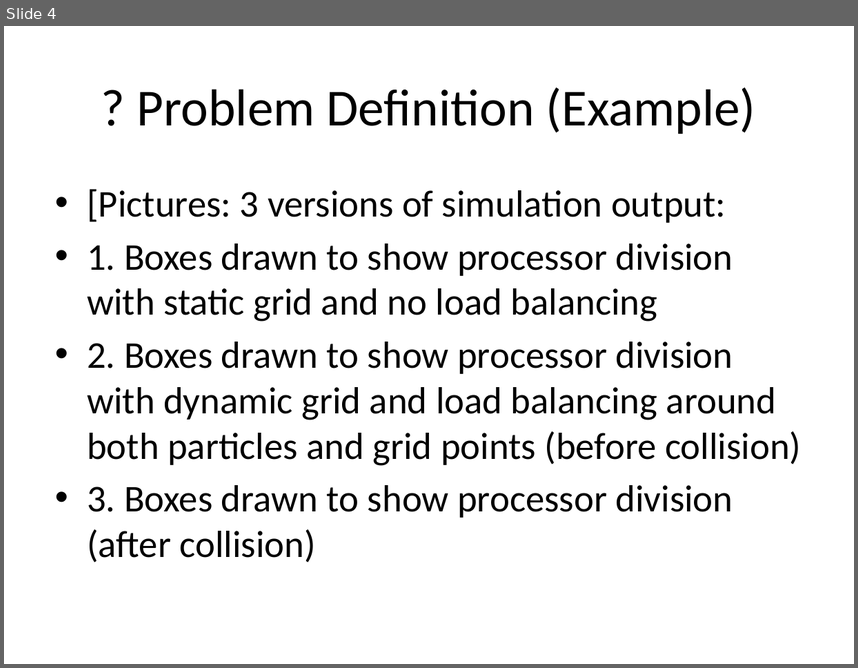
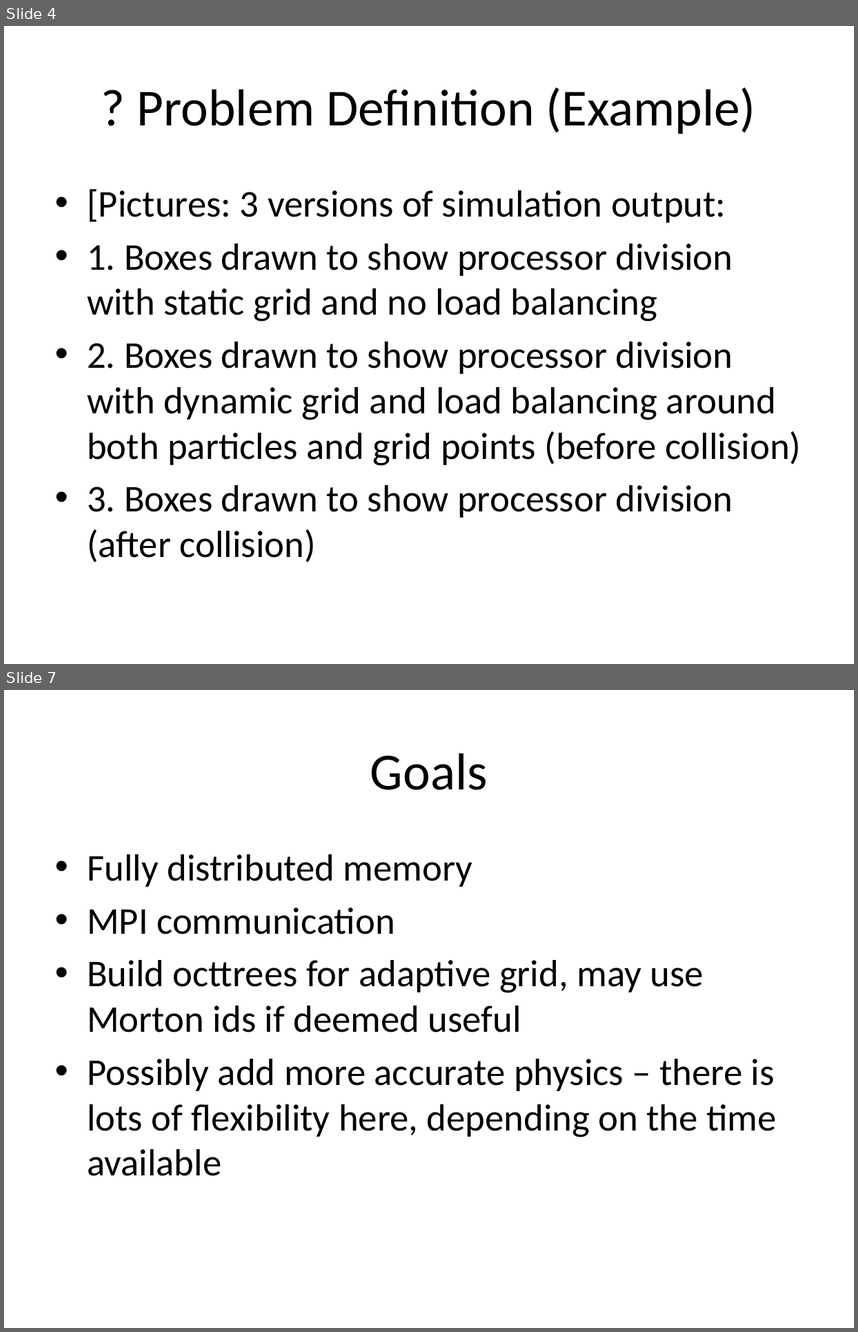
Before and after one commit to mgsholte/dynogrid, a slide deck: Dynogrid_ProgressReport_v1.pptx. Shown one above the other, each under a label of ours: slide 4 before the commit, slides 4 and 7 after it; the slides between them are not shown. The pictures are 858x668 and 858x1332 pixels, drawn with LibreOffice and Linux fonts; fonts in the diff are those of the drawing. Boxes give left, top, right and bottom in pixels: in the first picture for what was removed or moved away, otherwise in the second. Text is boxed around its words. In the diff, an @@ line names an element or a change of style, - is before the commit and + after.

```diff
--- a/Dynogrid_ProgressReport_v1.pptx
+++ b/Dynogrid_ProgressReport_v1.pptx
@@ slide 7 added at box(4, 690, 854, 1328), background #FFFFFF @@
@@ title added at box(370, 753, 488, 790), 44 pt, text #000000 @@
+Goals
@@ text added at box(87, 854, 776, 1176), 32 pt, text #000000 @@
+• Fully distributed memory
+• MPI communication
+• Build octtrees for adaptive grid, may use Morton ids if deemed useful
+• Possibly add more accurate physics – there is lots of flexibility here, depending on the time available
```
Also in this commit, not shown: 3 slides changed, 1 other slide added.
